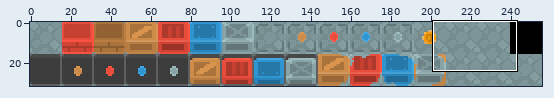
Sprite sheet -- assets/default_tilemap.png. Above: a wide view before the commit, with the close-up outlined.
Close-up. Before the commit:
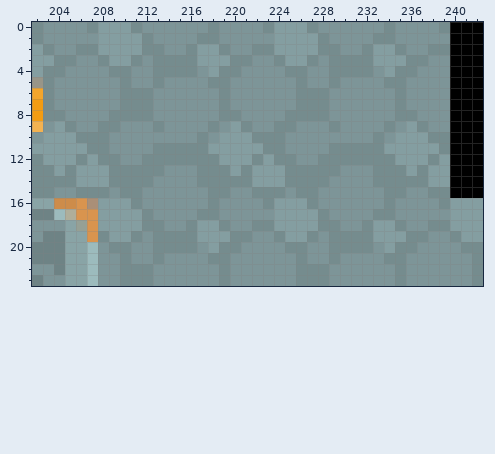
The file is 256x32 pixels. Colours within 5 levels of each other are drawn and written as one. Shown: x 202..242, y 0..23.
Now the later version:
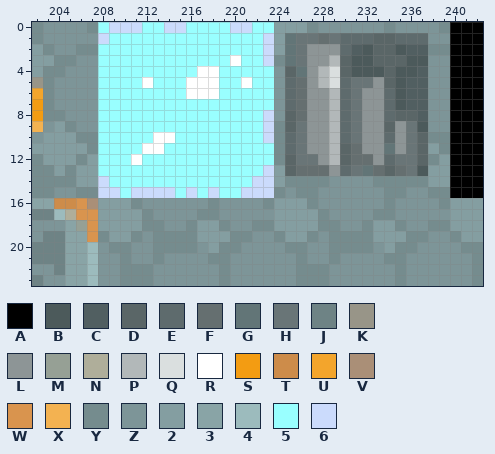
Palette (. is transparent): A #000000  B #4c5a5b  C #515f61  D #5a6667  E #5e6b6d  F #656f70  G #627577  H #697577  J #6e8385  K #989588  L #8d9596  M #96a095  N #afae9a  P #b2b8b9  Q #dadfdf  R #ffffff  S #f39c12  T #cd8c4a  U #f3a52c  V #aa8f77  W #d9944e  X #f3b251  Y #758c8e  Z #7d9598  2 #849ea1  3 #89a4a6  4 #9cbbbd  5 #99ffff  6 #cbdbfc
Edits made:
Changed rows in their new state; - is an unchanged pixel.
first column x 208:
 0 5666556655556655--------------
 1 6555555555555556-GHHFHEEEDDEEE
 2 5555555555555556-GHLLLECBDDBCC
 3 555555555555R556-GHLLPDBBDDDBB
 4 555555555RR55555-DGLPQDBBBDBBC
 5 5555R555RRR55R55-EFLPQEHHLDBCC
 6 55555555RRR55555-EFLLPEHLLEBCC
 7 5555555555555555-EFLLPEHLLEBCC
 8 5555555555555556-DFLLPEHLLEDDC
 9 5555555555555556-DHLLPEHLLDLHB
10 55555RR555555556-EHLLPEHLLELHD
11 5555RR5555555555-EHLLPDFLLGLHD
12 555R555555555555-DHHLPDFFLEHHD
13 5555555555555556-DFFFLEHGFDFHB
14 6555555555555566--------------
15 6656666565655666--------------
Pixel boxes of the changes (left, top, right, bottom) in both close-ups:
changed: (98, 22, 428, 198)
